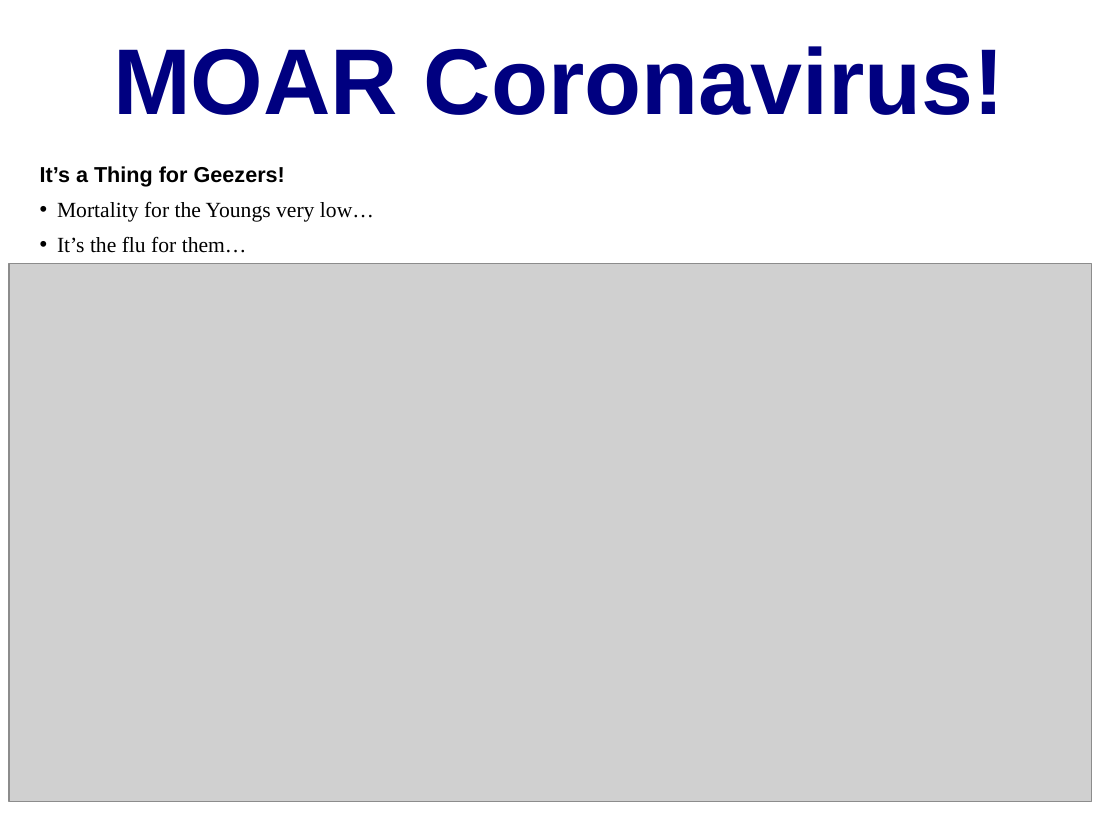
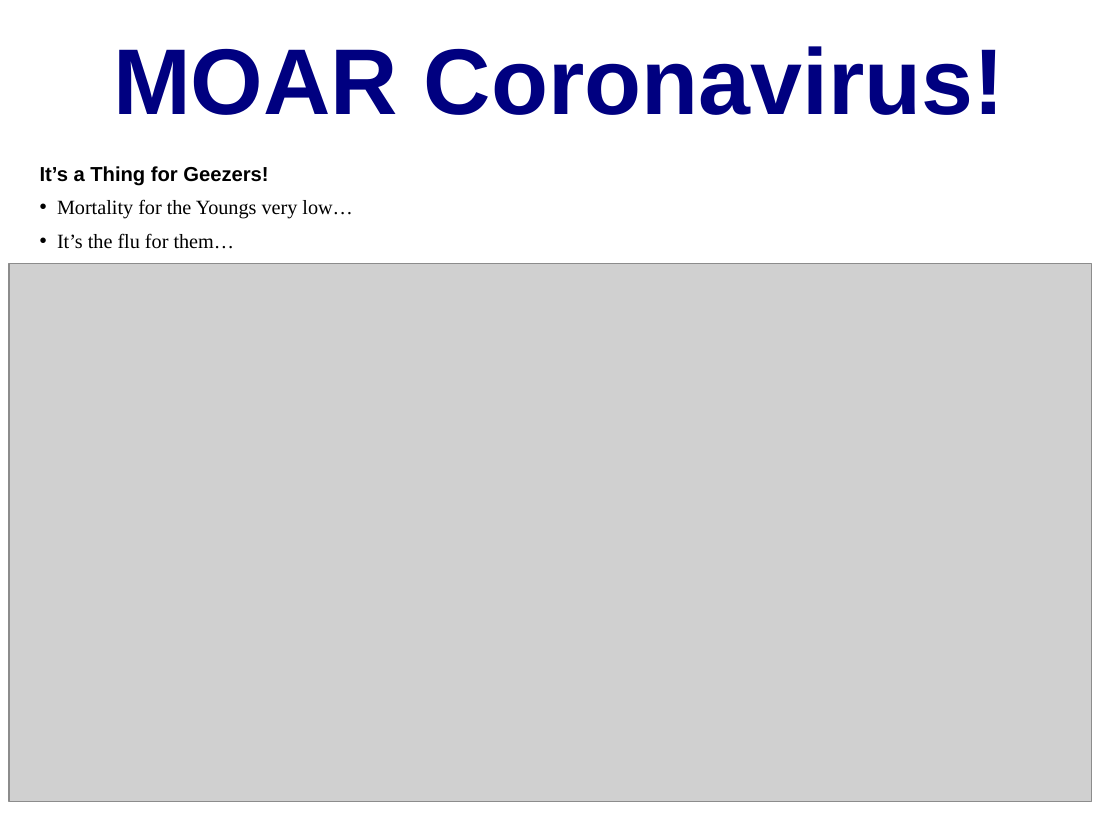
Before and after one commit to DavidLJ/public-files, a slide deck: slide 5 of coronavirus.pptx. Drawn at 1120x840 pixels with LibreOffice and Linux fonts; fonts in the diff are those of the drawing; grey boxes stand for pictures. Boxes give left, top, right and bottom in pixels: in the first picture for what was removed or moved away, otherwise in the second. Text is boxed around its words. In the diff, an @@ line names an element or a change of style, - is before the commit and + after.

```diff
--- a/coronavirus.pptx
+++ b/coronavirus.pptx
@@ text "It’s a Thing for Geezers!" at box(40, 166, 353, 249): size 13.9 to 13 pt @@
```
Also in this commit, not shown: 4 other slides changed, 1 slide added, 1 slide removed.
